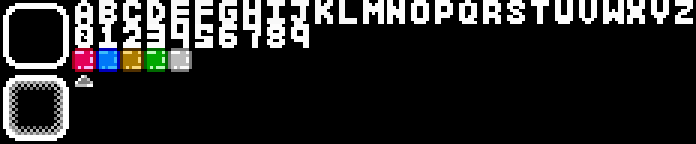
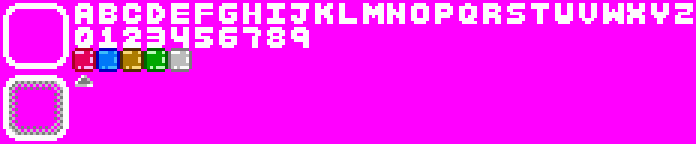
Before/after of a 696px x 144px layered artwork. What changed in the layer stack:
painted on "Layer" over [3, 0, 693, 141]
hid "Background" over [0, 0, 696, 144]
